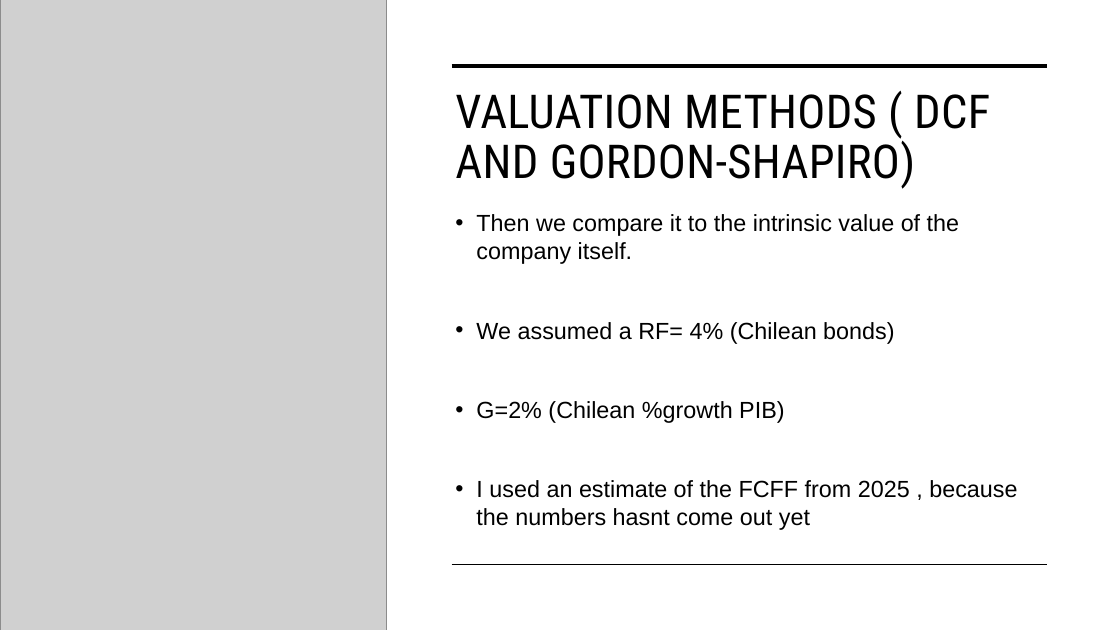
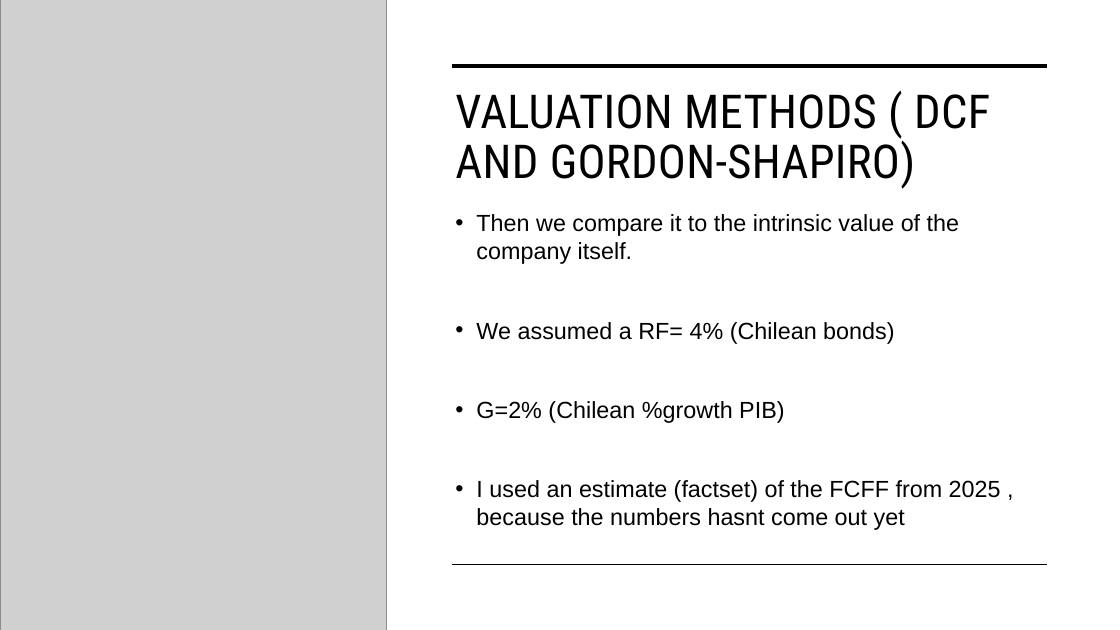
Before and after one commit to yanntouret/IAE_METZ_2026_EMPIRICAL_FINANCLE, a slide deck: slide 9 of PRESENTATION/Soquimich (SQM) – Empirical Finance &.pptx (slide 8 before the commit). Drawn at 1120x630 pixels with LibreOffice and Linux fonts; fonts in the diff are those of the drawing; grey boxes stand for pictures. Boxes give left, top, right and bottom in pixels: in the first picture for what was removed or moved away, otherwise in the second. Text is boxed around its words. In the diff, an @@ line names an element or a change of style, - is before the commit and + after.

```diff
--- a/PRESENTATION/Soquimich (SQM) – Empirical Finance &.pptx
+++ b/PRESENTATION/Soquimich (SQM) – Empirical Finance &.pptx
@@ text at (x1=476, y1=480, x2=1001, y2=530): text changed @@
-• I used an estimate of the FCFF from 2025 , because the numbers hasnt come out yet
+• I used an estimate (factset) of the FCFF from 2025 , because the numbers hasnt come out yet
```
Also in this commit, not shown: 4 other slides changed, 1 slide added.
